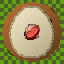
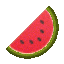
The second w=64, h=64 image is a revision of the first. Changes to its layers:
hid group "Crop Food" (12 layers) over left=25, top=24, right=40, bottom=40
hid group "Nature" (14 layers) over left=24, top=24, right=40, bottom=40
hid group "16x Textures" (15 layers) over left=25, top=25, right=40, bottom=40
moved "Meat Foods" into group "16x Textures" over left=25, top=25, right=40, bottom=40
hid "beef.png" over left=26, top=27, right=39, bottom=39
hid "cooked_beef.png" over left=26, top=27, right=39, bottom=39
hid "chicken.png" over left=26, top=25, right=39, bottom=39
hid "cooked_chicken.png" over left=26, top=25, right=39, bottom=39
hid "mutton.png" over left=26, top=25, right=38, bottom=40
hid "cooked_mutton.png" over left=26, top=25, right=38, bottom=40
hid "porkchop.png" over left=26, top=26, right=39, bottom=39
hid "cooked_porkchop.png" over left=26, top=27, right=39, bottom=39
hid "rabbit.png" over left=25, top=25, right=40, bottom=38
hid group "64x Textures" (14 layers) over left=2, top=2, right=62, bottom=62
moved "Meat Icons" into group "64x Textures" over left=2, top=4, right=62, bottom=60
hid "16x" over left=24, top=24, right=40, bottom=40
hid group "Nature Icons" (12 layers) over left=1, top=0, right=62, bottom=64
renamed "icons8-watermelon-48 (1).png" to "melon slice", showed it, painted on it over left=5, top=5, right=59, bottom=59
hid "Background" over left=0, top=0, right=64, bottom=64
